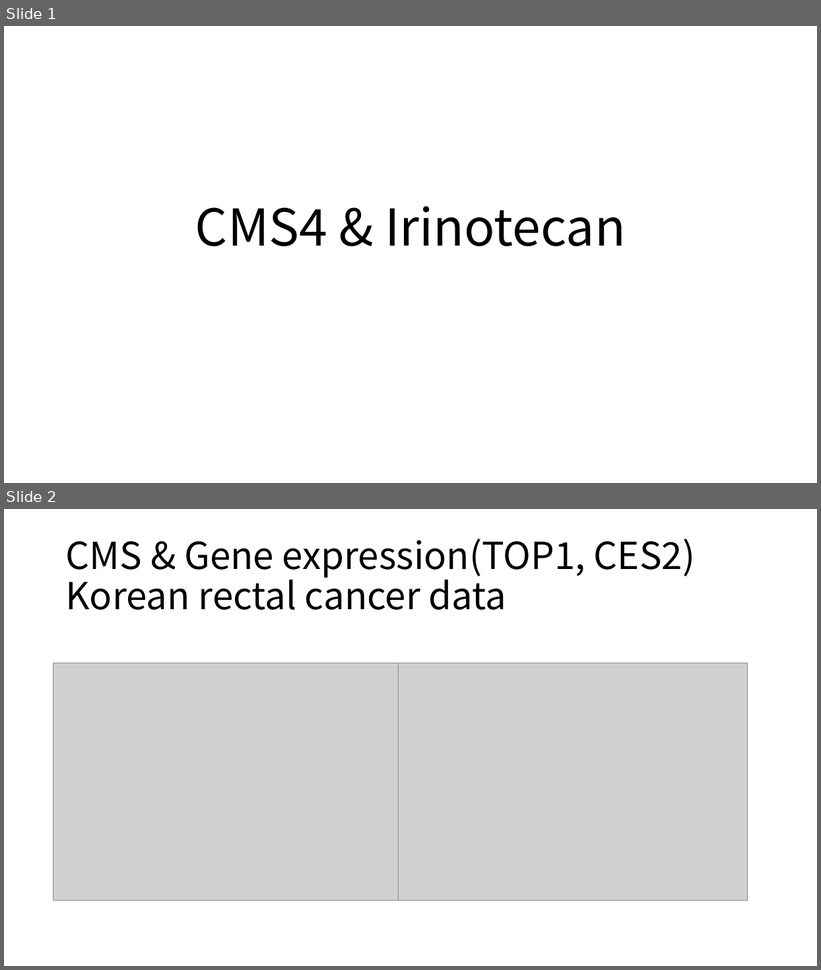
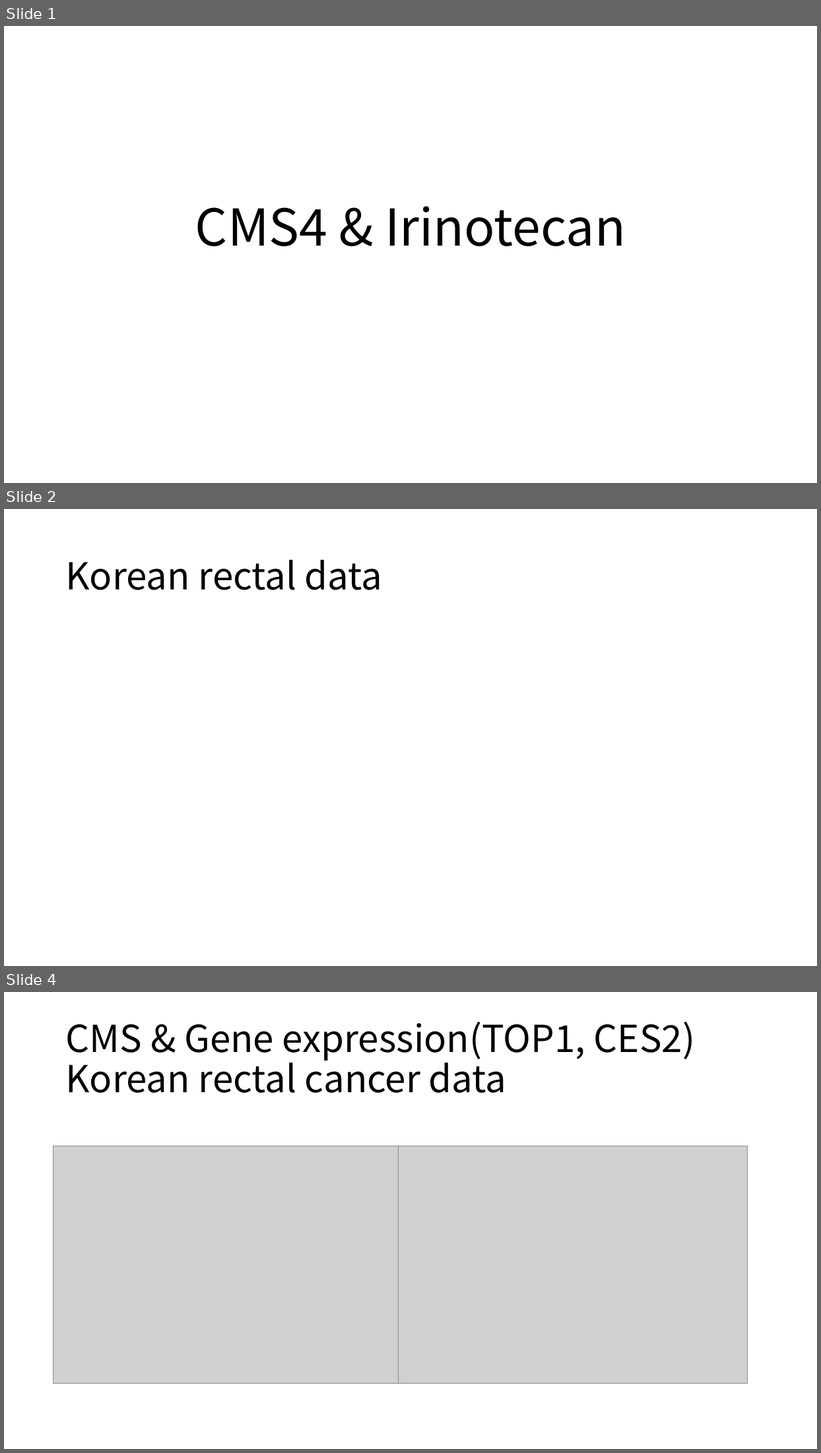
Before and after one commit to leeym950/CMS4_Irinotecan, a slide deck: Results.pptx. Shown one above the other, each under a label of ours: slides 1 and 2 before the commit, slides 1, 2 and 4 after it; the slides between them are not shown. The pictures are 821x970 and 821x1453 pixels, drawn with LibreOffice and Linux fonts; fonts in the diff are those of the drawing; grey boxes stand for pictures. Boxes give left, top, right and bottom in pixels: in the first picture for what was removed or moved away, otherwise in the second. Text is boxed around its words. In the diff, an @@ line names an element or a change of style, - is before the commit and + after.

```diff
--- a/Results.pptx
+++ b/Results.pptx
@@ slide 2 added at bbox=[4, 509, 817, 966], background #FFFFFF @@
@@ title added at bbox=[66, 560, 383, 590], 44 pt, text #000000 @@
+Korean rectal data
@@ what was slide 2 is now slide 4 @@
```
Also in this commit, not shown: 12 other slides added.
